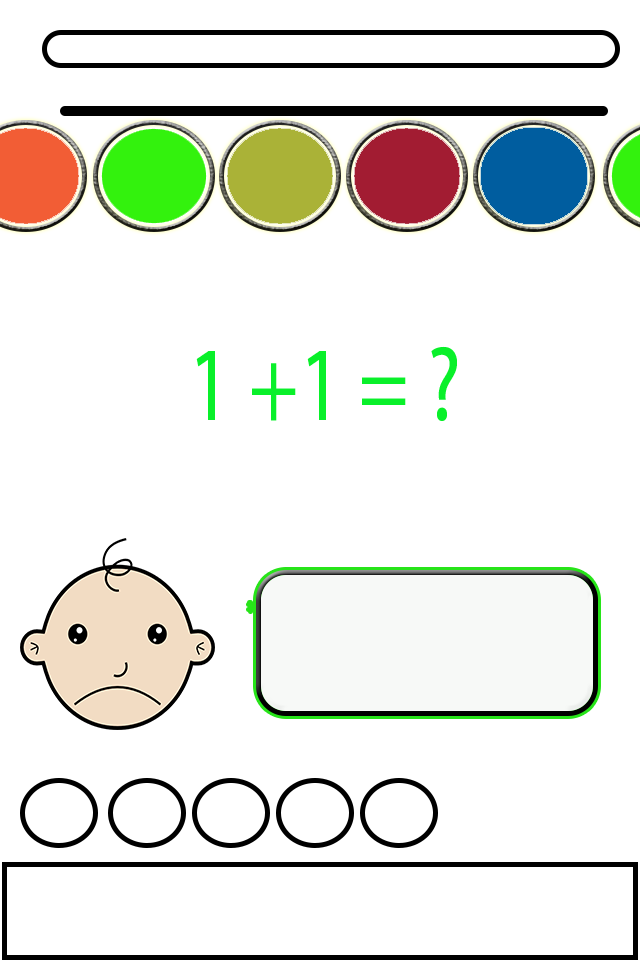
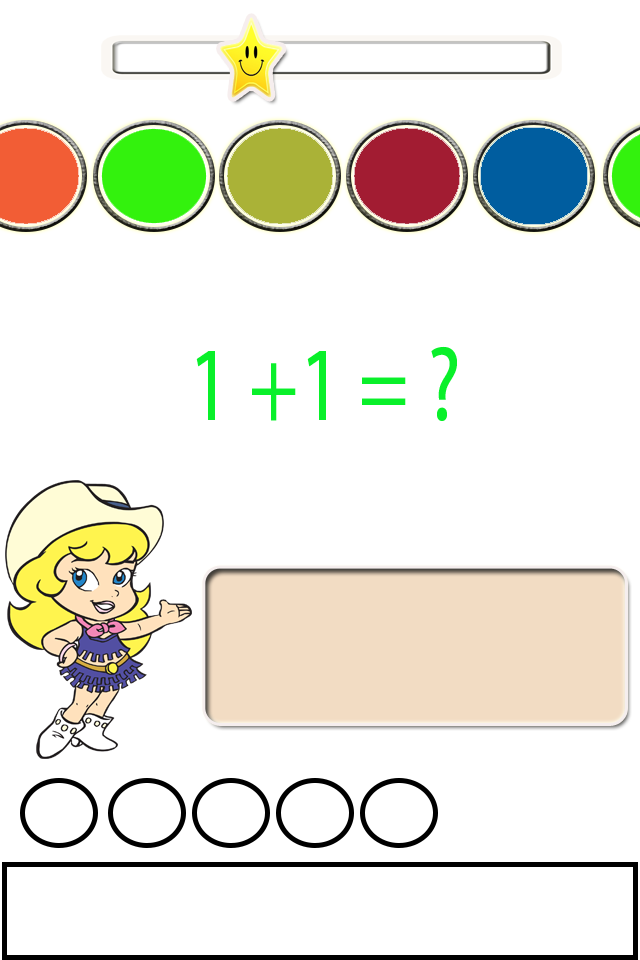
Two versions of the same layered image (640 × 960). Layer-by-layer changes:
removed layer "sad-baby-hi" over (x1=20, y1=538, x2=215, y2=730)
added layer "Layer 2" above "Shape 5" over (x1=220, y1=17, x2=283, y2=98)
added layer "girl" above "Shape 5" over (x1=5, y1=480, x2=192, y2=759)
added layer "Shape 5" (2nd of 2) above "Ellipse 3 copy" over (x1=101, y1=35, x2=562, y2=80)
removed layer "Rounded Rectangle 5" over (x1=248, y1=570, x2=598, y2=716)
added layer "Shape 6" above "1 +1 = ? copy" over (x1=205, y1=568, x2=625, y2=723)
hid "Rounded Rectangle 2", painted on it, unmasked it over (x1=60, y1=106, x2=608, y2=116)
removed layer "Rounded Rectangle 1" over (x1=42, y1=30, x2=620, y2=68)
